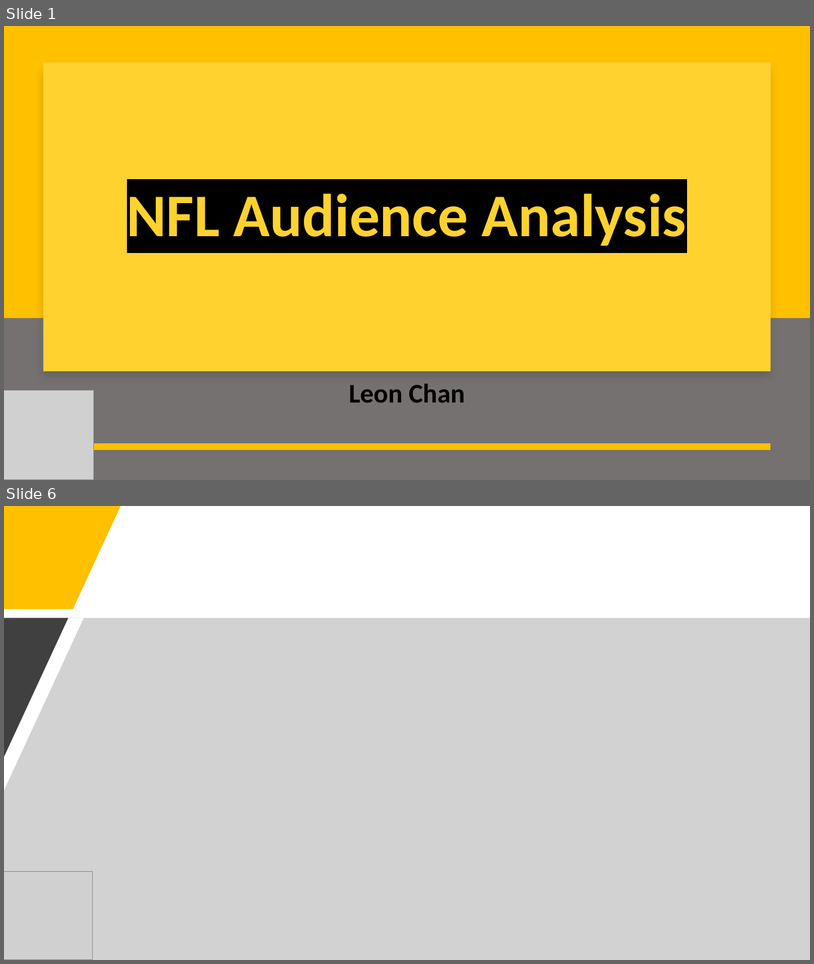
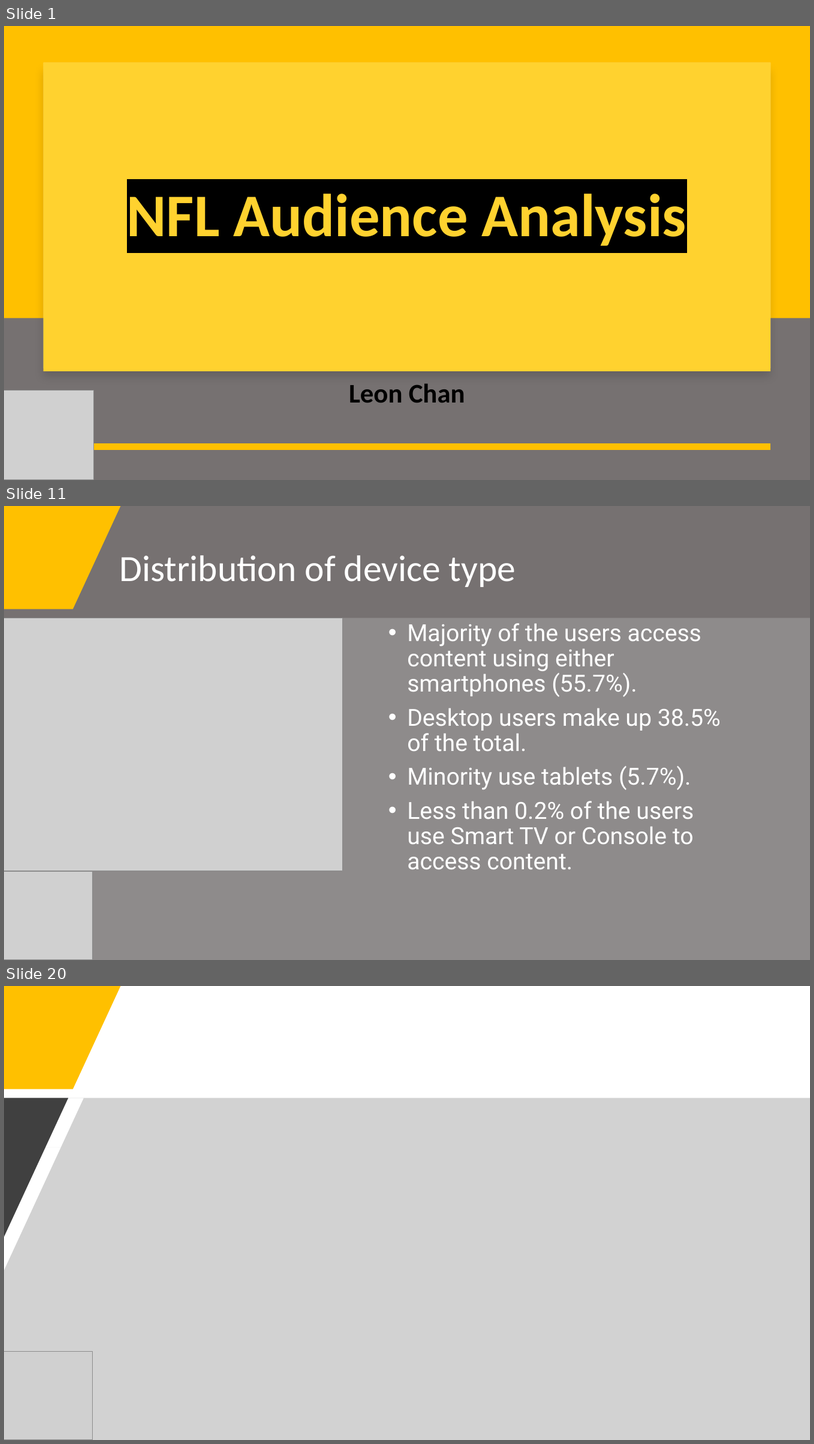
Before and after one commit to leonghchan/nfl-audience-analysis, a slide deck: NFL_Audience_Presentation.pptx. Shown one above the other, each under a label of ours: slides 1 and 6 before the commit, slides 1, 11 and 20 after it; the slides between them are not shown. The pictures are 814x964 and 814x1444 pixels, drawn with LibreOffice and Linux fonts; fonts in the diff are those of the drawing; grey boxes stand for pictures. Boxes give left, top, right and bottom in pixels: in the first picture for what was removed or moved away, otherwise in the second. Text is boxed around its words. In the diff, an @@ line names an element or a change of style, - is before the commit and + after.

```diff
--- a/NFL_Audience_Presentation.pptx
+++ b/NFL_Audience_Presentation.pptx
@@ slide 11 added at <box>4,506,810,960</box>, background #767171 @@
@@ freeform shape added at <box>4,506,121,609</box>, fill #FFC000 @@
@@ title added at <box>119,555,516,587</box>, 44 pt, text #FFFFFF @@
+Distribution of device type
@@ freeform shape added at <box>4,618,810,960</box>, fill #A6A6A6 at 50% opacity @@
@@ freeform shape added at <box>4,618,68,756</box>, fill #404040 @@
@@ picture added at <box>4,618,343,871</box> @@
@@ text added at <box>407,623,721,870</box>, 28 pt, text #FFFFFF @@
+• Majority of the users access content using either smartphones (55.7%).
+• Desktop users make up 38.5% of the total.
+• Minority use tablets (5.7%).
+• Less than 0.2% of the users use Smart TV or Console to access content.
@@ picture added at <box>4,871,93,960</box> @@
@@ what was slide 6 is now slide 20 @@
```
Also in this commit, not shown: 3 slides changed, 14 other slides added, 4 slides removed, 9 other files.
